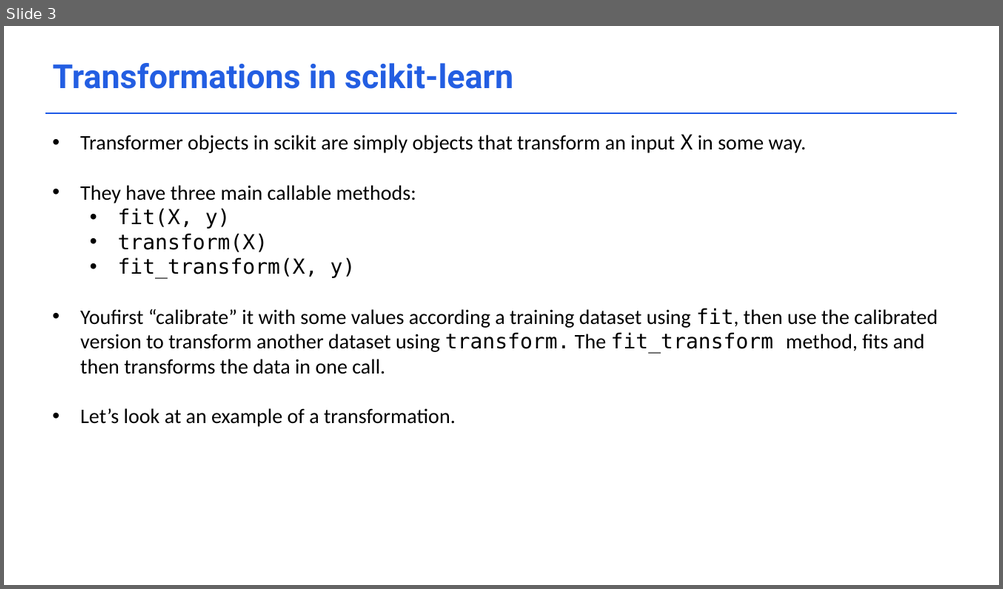
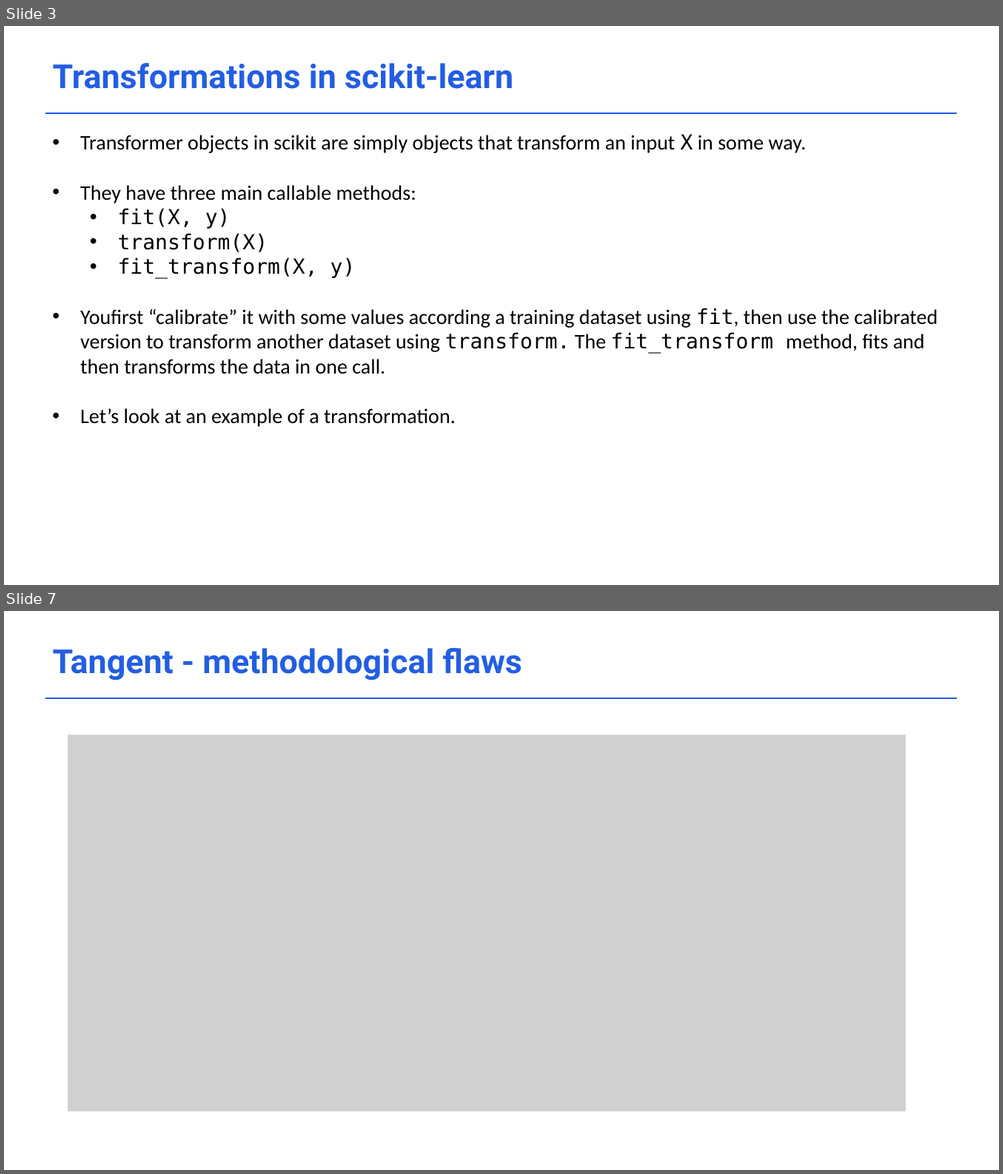
Before and after one commit to acceleratescience/data-school-Autumn23, a slide deck: Lecture notes/3_Transformations.pptx. Shown one above the other, each under a label of ours: slide 3 before the commit, slides 3 and 7 after it; the slides between them are not shown. The pictures are 1003x589 and 1003x1174 pixels, drawn with LibreOffice and Linux fonts; fonts in the diff are those of the drawing; grey boxes stand for pictures; background and template pictures are left out. Boxes give left, top, right and bottom in pixels: in the first picture for what was removed or moved away, otherwise in the second. Text is boxed around its words. In the diff, an @@ line names an element or a change of style, - is before the commit and + after.

```diff
--- a/Lecture notes/3_Transformations.pptx
+++ b/Lecture notes/3_Transformations.pptx
@@ slide 7 added at [4,611,999,1170], background #FFFFFF; not listed: 1 template element that a slide beside it also shows @@
@@ text added at [53,648,522,681], 32 pt, text #235EE2, bold @@
+Tangent - methodological flaws
@@ picture added at [68,735,905,1112] @@
```
Also in this commit, not shown: 5 slides changed, 1 other slide added, 1 slide removed, 3 other files.
